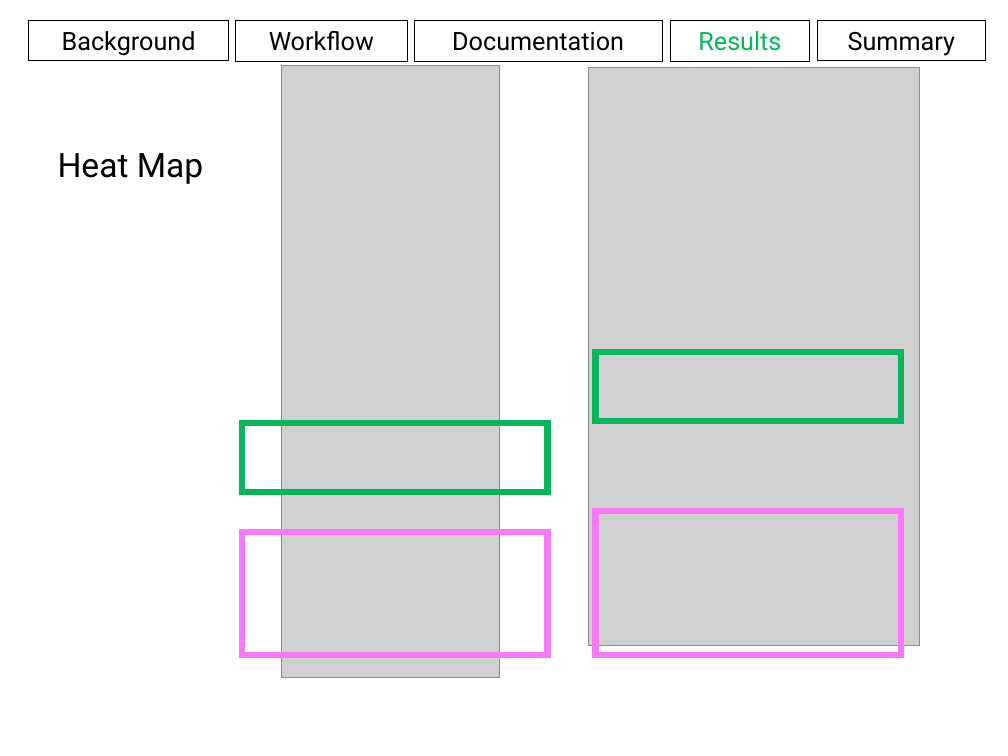
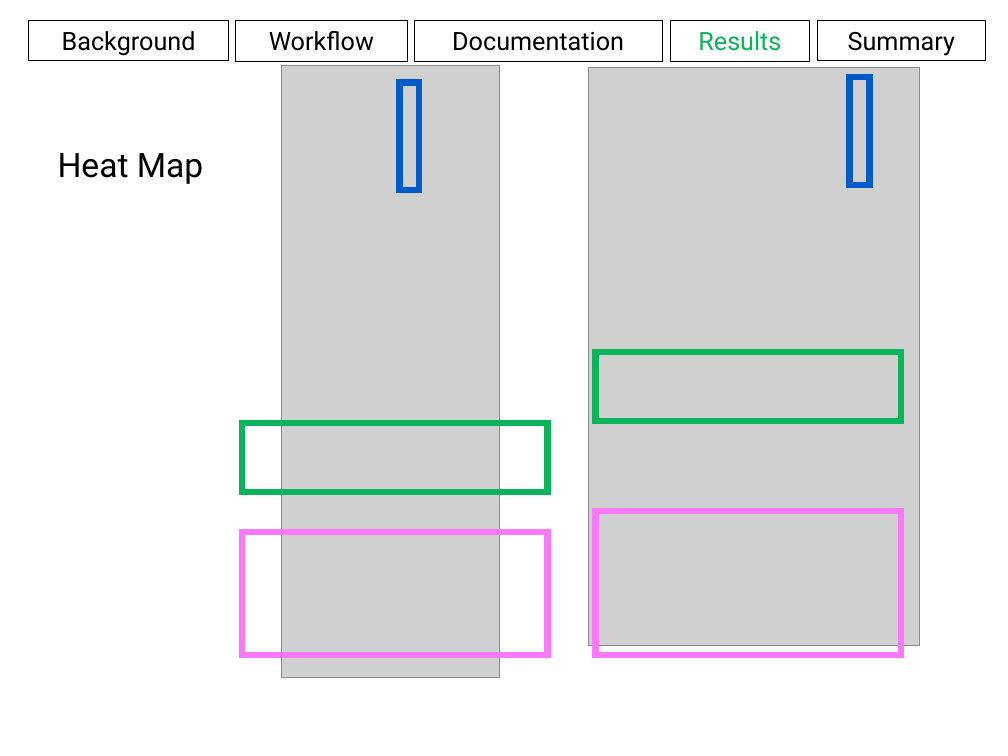
Before and after one commit to aweeger/BCB546X_FinalGroup, a slide deck: slide 23 of Presentation.pptx. Drawn at 1008x756 pixels with LibreOffice and Linux fonts; fonts in the diff are those of the drawing; grey boxes stand for pictures. Boxes give left, top, right and bottom in pixels: in the first picture for what was removed or moved away, otherwise in the second. Text is boxed around its words. In the diff, an @@ line names an element or a change of style, - is before the commit and + after.

Commit message:
For real, the final push.

```diff
--- a/Presentation.pptx
+++ b/Presentation.pptx
@@ rectangle added at [399,83,419,191], outline #005AC8 4.5 pt @@
@@ rectangle added at [850,77,870,184], outline #005AC8 4.5 pt @@
```
